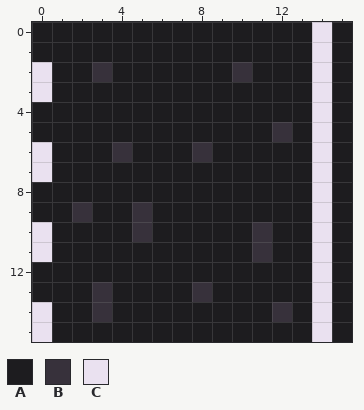
Edited in one commit: pixel-art sprite (resources/concrete13.png). This is how it looked before the edit.
The file is 16x16 pixels.
Palette (. is transparent): A #1d1c1f  B #37313b  C #eae1f0
Pixels before, first column x 0:
 0 AAAAAAAAAAAAAACA
 1 AAAAAAAAAAAAAACA
 2 CAABAAAAAABAAACA
 3 CAAAAAAAAAAAAACA
 4 AAAAAAAAAAAAAACA
 5 AAAAAAAAAAAABACA
 6 CAAABAAABAAAAACA
 7 CAAAAAAAAAAAAACA
 8 AAAAAAAAAAAAAACA
 9 AABAABAAAAAAAACA
10 CAAAABAAAAABAACA
11 CAAAAAAAAAABAACA
12 AAAAAAAAAAAAAACA
13 AAABAAAABAAAAACA
14 CAABAAAAAAAABACA
15 CAAAAAAAAAAAAACA
After:
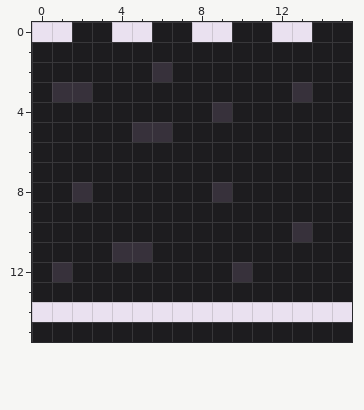
What changed:
The edit turns colour B into colour A in row 2 at x 3 and 10; in row 5 at x 12; in row 6 at x 4 and 8; in row 9 at x 2 and 5; in row 10 at x 5 and 11; in row 11 at x 11.
The edit turns colour B into colour A in row 13 at x 3 and 8.
The edit turns colour C into colour A in rows 0 to 1 at x 14; in rows 2 to 3 at x 0 and 14; in rows 4 to 5 at x 14; in rows 6 to 7 at x 0 and 14; in rows 8 to 9 at x 14; in rows 10 to 11 at x 0 and 14.
The edit turns colour C into colour A in rows 12 to 13 at x 14; in row 15 at x 0 and 14.
The edit turns colour A into colour B in row 2 at x 6; in row 3 at x 1 to 2 and 13; in row 4 at x 9; in row 5 at x 5 to 6; in row 8 at x 2 and 9; in row 10 at x 13.
The edit turns colour A into colour B in row 11 at x 4 to 5; in row 12 at x 1 and 10.
The edit turns colour A into colour C in row 0 at x 0 to 1, 4 to 5, 8 to 9 and 12 to 13; in row 14 at x 1 to 2, 4 to 11, 13 and 15.
The edit turns colour B into colour C in row 14 at x 3 and 12.
Where, in picture pixels (left, top, right, bottom), the same in both pictures:
changed: (32, 22, 352, 342)
